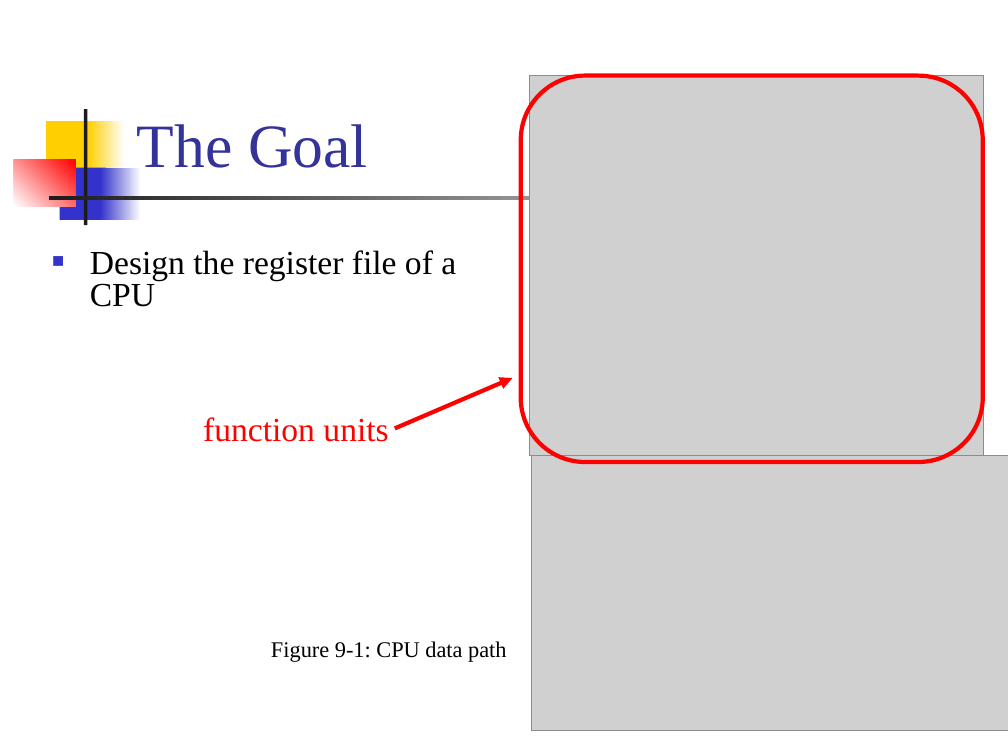
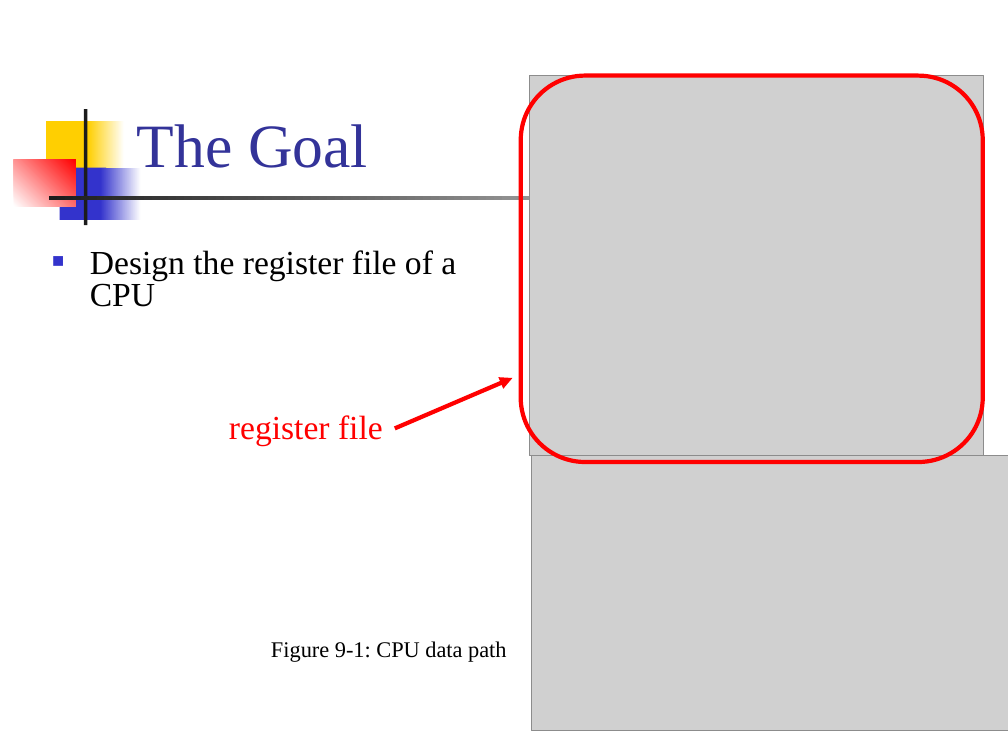
Before and after one commit to CGUSystemCourses/ComputerOrg-2015, a slide deck: slide 49 of Lectures/lec09-datapath/lec09-datapath.ppt. Drawn at 1008x756 pixels with LibreOffice and Linux fonts; fonts in the diff are those of the drawing; grey boxes stand for pictures. Boxes give left, top, right and bottom in pixels: in the first picture for what was removed or moved away, otherwise in the second. Text is boxed around its words. In the diff, an @@ line names an element or a change of style, - is before the commit and + after.

```diff
--- a/Lectures/lec09-datapath/lec09-datapath.ppt
+++ b/Lectures/lec09-datapath/lec09-datapath.ppt
@@ text at <box>229,415,383,446</box>: text changed @@
-function units
+register file
```
Also in this commit, not shown: 6 other slides changed.
